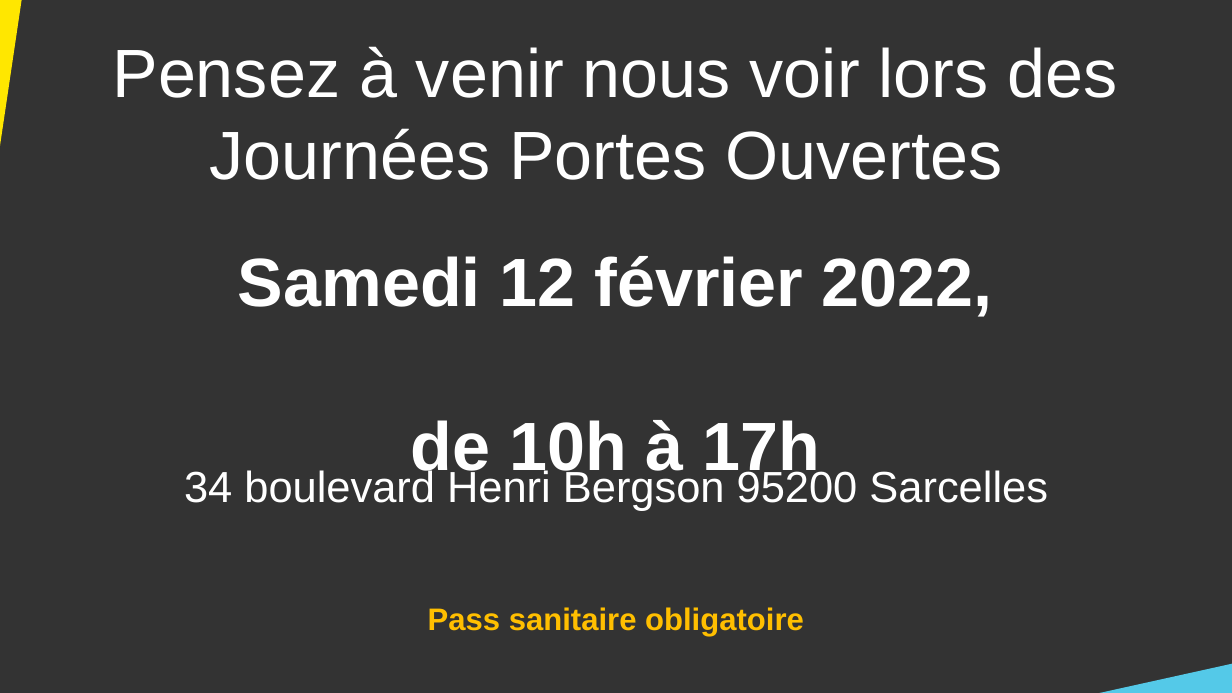
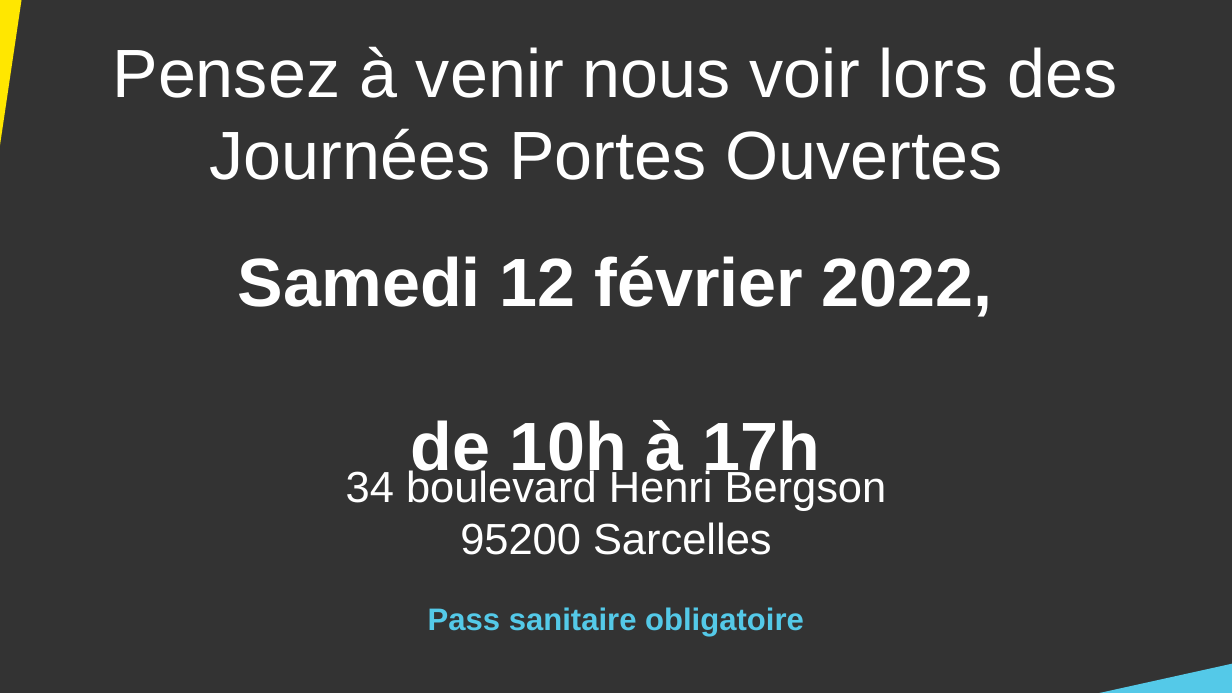
Before and after one commit to DanYellow/cours, a slide deck: slide 31 of presentation-formation-mmi/presentation.odp. Drawn at 1232x693 pixels with LibreOffice and Linux fonts; fonts in the diff are those of the drawing. Boxes give left, top, right and bottom in pixels: in the first picture for what was removed or moved away, otherwise in the second. Text is boxed around its words. In the diff, an @@ line names an element or a change of style, - is before the commit and + after.

```diff
--- a/presentation-formation-mmi/presentation.odp
+++ b/presentation-formation-mmi/presentation.odp
@@ text at (346,467,887,555): text changed @@
-34 boulevard Henri Bergson 95200 Sarcelles
+34 boulevard Henri Bergson
+95200 Sarcelles
@@ text "Pass sanitaire obligatoire" at (428,607,804,636): text colour #FFBF00 to #54C9E8 @@
```
Also in this commit, not shown: 6 other slides changed, 10 other files.
